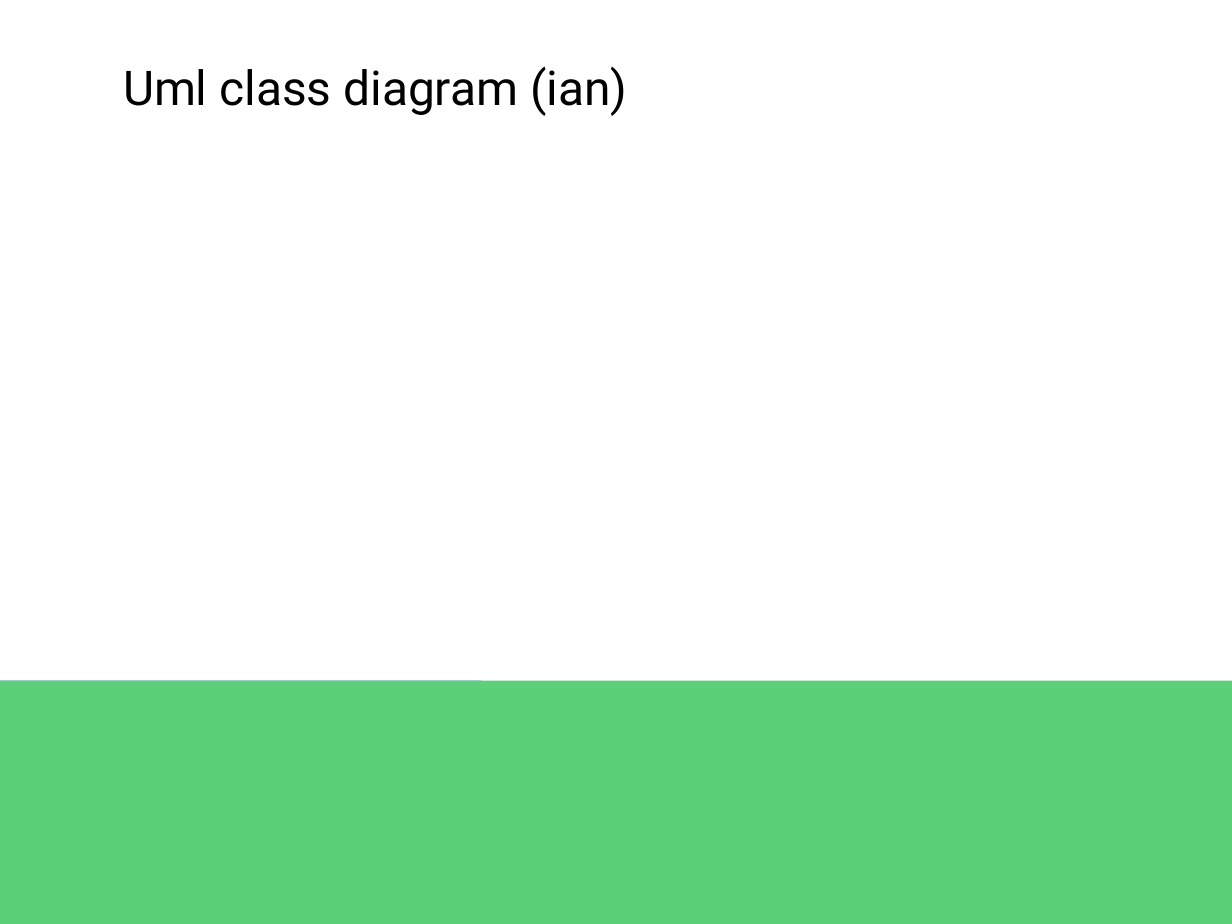
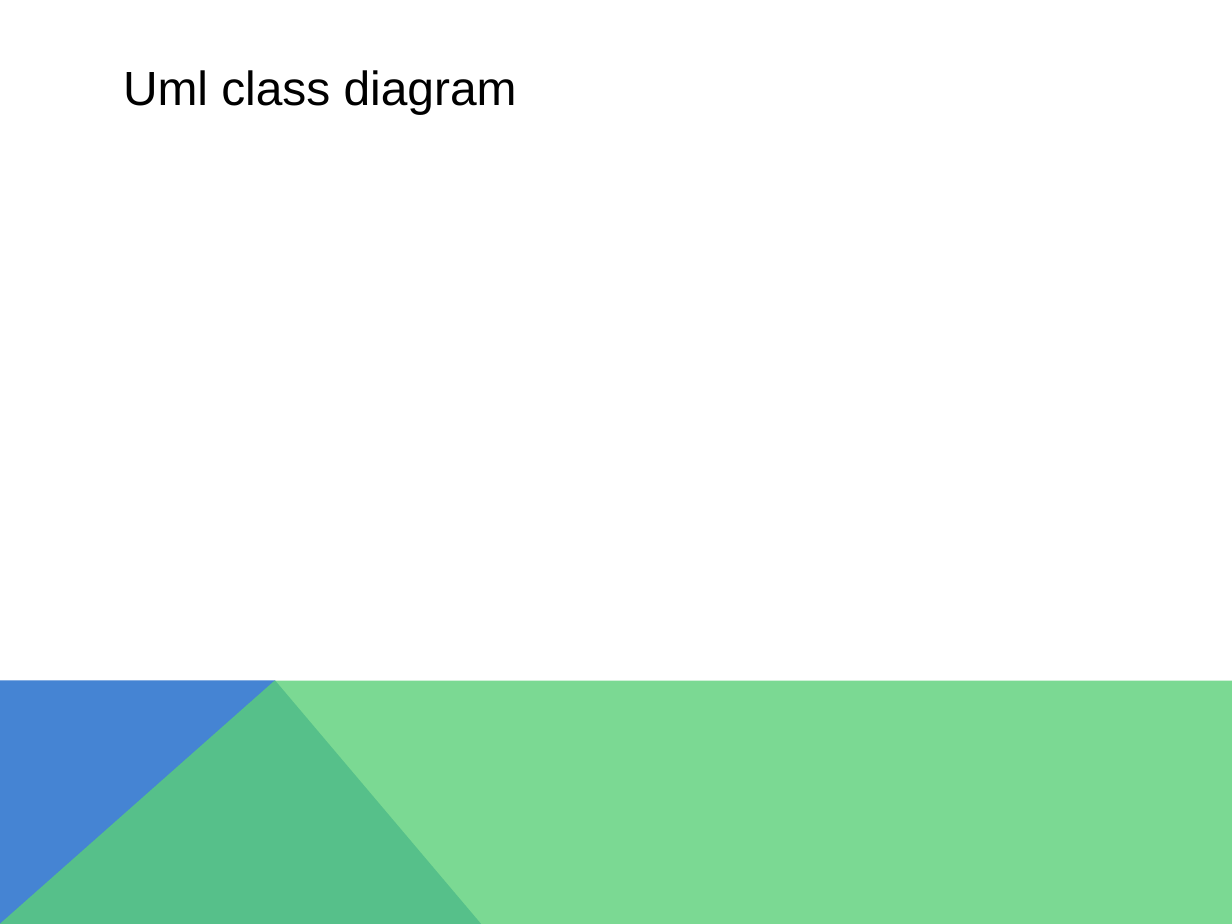
Before and after one commit to Dinilson/XNARaceGame, a slide deck: slide 3 of PRESENTATIE racegame project.pptx. Drawn at 1232x924 pixels with LibreOffice and Linux fonts; fonts in the diff are those of the drawing; background and template pictures are left out. Boxes give left, top, right and bottom in pixels: in the first picture for what was removed or moved away, otherwise in the second. Text is boxed around its words. In the diff, an @@ line names an element or a change of style, - is before the commit and + after.

```diff
--- a/PRESENTATIE racegame project.pptx
+++ b/PRESENTATIE racegame project.pptx
@@ text at box(123, 70, 517, 114): text changed; font Roboto to Arial @@
-Uml class diagram (ian)
+Uml class diagram
@@ rectangle removed at box(0, 680, 482, 924) @@
@@ rectangle removed at box(0, 680, 1232, 924) @@
@@ freeform shape added at box(0, 680, 482, 924), fill #4584D3 @@
@@ freeform shape added at box(0, 680, 1232, 924), fill #5BD078 at 80% opacity @@
```
Also in this commit, not shown: 7 other slides changed.
